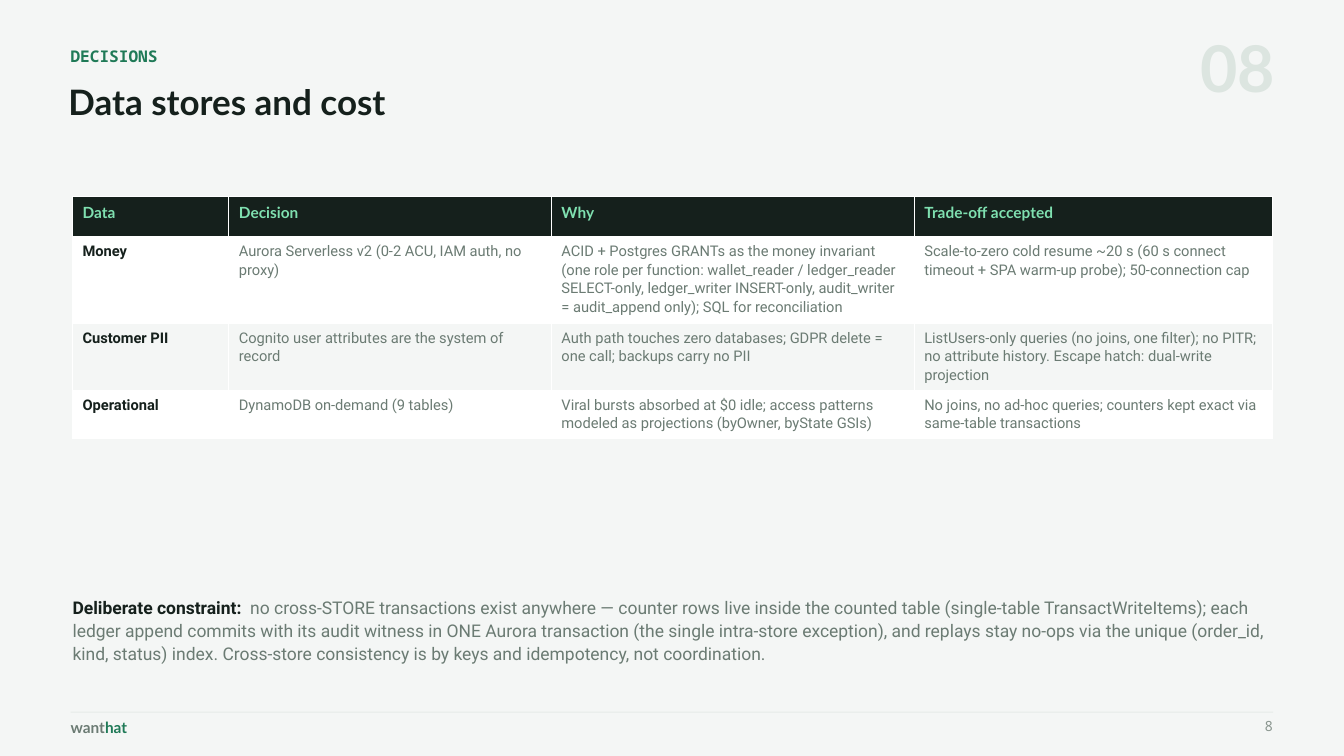
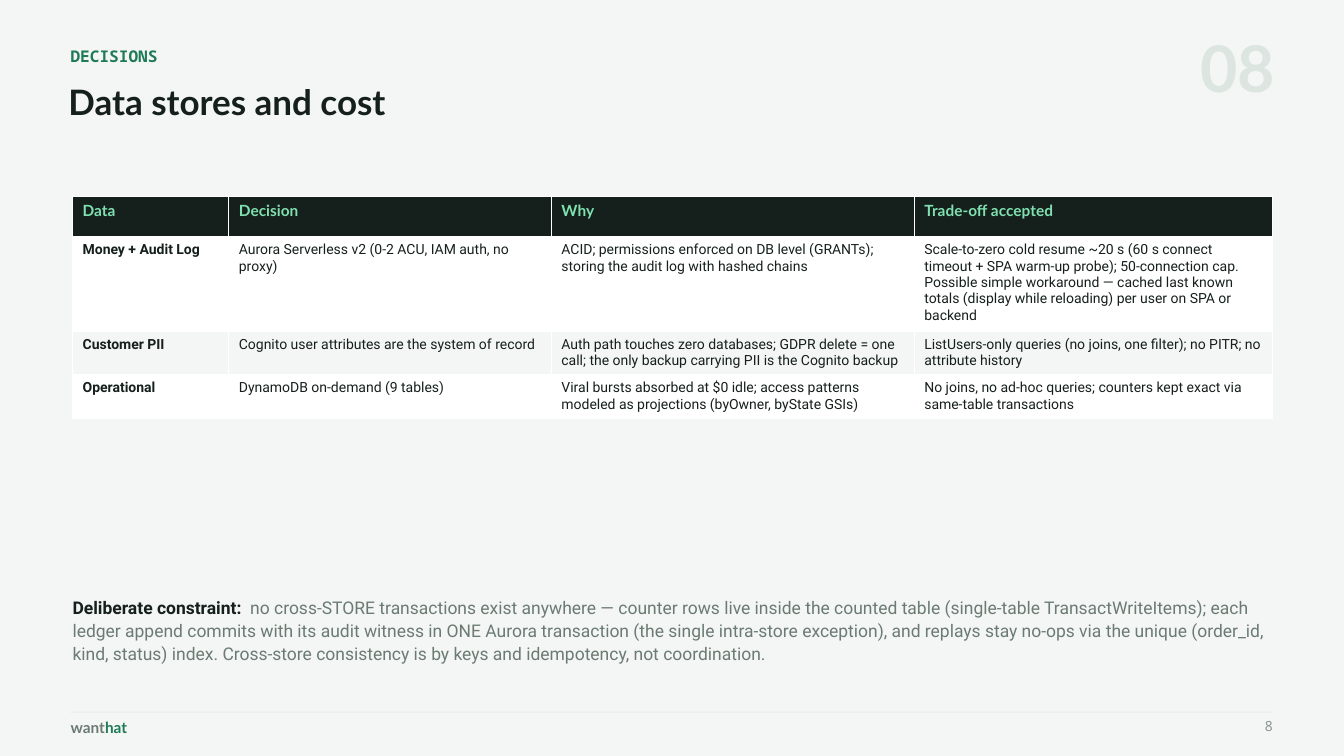
Before and after one commit to wanthat-app/monorepo, a slide deck: slide 8 of slides/wanthat-presentation.pptx. Drawn at 1344x756 pixels with LibreOffice and Linux fonts; fonts in the diff are those of the drawing. Boxes give left, top, right and bottom in pixels: in the first picture for what was removed or moved away, otherwise in the second. Text is boxed around its words. In the diff, an @@ line names an element or a change of style, - is before the commit and + after.

```diff
--- a/slides/wanthat-presentation.pptx
+++ b/slides/wanthat-presentation.pptx
@@ table at <box>73,197,1272,416</box> @@
-row 2: Money | Aurora Serverless v2 (0-2 ACU, IAM auth, no proxy) | ACID + Postgres GRANTs as the money invariant (one role per function: wallet_reader / ledger_reader SELECT-only, ledger_writer INSERT-only, audit_writer = audit_append only); SQL for reconciliation | Scale-to-zero cold resume ~20 s (60 s connect timeout + SPA warm-up probe); 50-connection cap
+row 2: Money + Audit Log | Aurora Serverless v2 (0-2 ACU, IAM auth, no proxy) | ACID; permissions enforced on DB level (GRANTs); storing the audit log with hashed chains | Scale-to-zero cold resume ~20 s (60 s connect timeout + SPA warm-up probe); 50-connection cap. Possible simple workaround — cached last known totals (display while reloading) per user on SPA or backend
-row 3, column 3: Auth path touches zero databases; GDPR delete = one call; backups carry no PII
+row 3, column 3: Auth path touches zero databases; GDPR delete = one call; the only backup carrying PII is the Cognito backup
-row 3, column 4: ListUsers-only queries (no joins, one filter); no PITR; no attribute history. Escape hatch: dual-write projection
+row 3, column 4: ListUsers-only queries (no joins, one filter); no PITR; no attribute history
@@ size 10.5 to 10 pt in "Aurora Serverless v2 (0-2 ACU, IAM auth, ...", "Customer PII", "Cognito user attributes are the system of ...", "Operational" and 3 more places @@
@@ text colour #6B7B73 to #15201C in "Aurora Serverless v2 (0-2 ACU, IAM auth, ...", "Cognito user attributes are the system of ...", "DynamoDB on-demand (9 tables)", "Viral bursts absorbed at $0 idle; access ..." and 1 more places @@
@@ line spacing 1.08 to 1 @@
```
Also in this commit, not shown: 1 other slide changed, 9 slides added, 9 slides removed, 3 other files.
